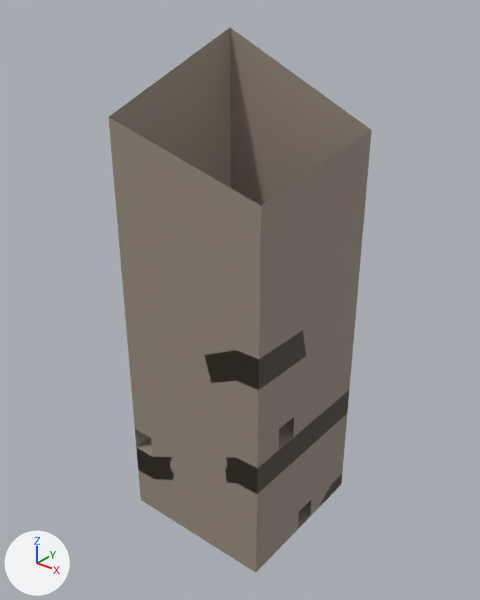
The Blender file DungeonGame/res/level/level1/pillar_foundation/pillar_foundation.blend as it was, and as the next commit left it.
One viewpoint serves both versions: a 50 mm camera at (54.9, -66.7, 64.9) aimed at (9.7, -10.2, 29.9). The lights are fixed; the arrows at lower left show +X, +Y and +Z.

Objects in the first picture: 'Room', 'Stairs'.
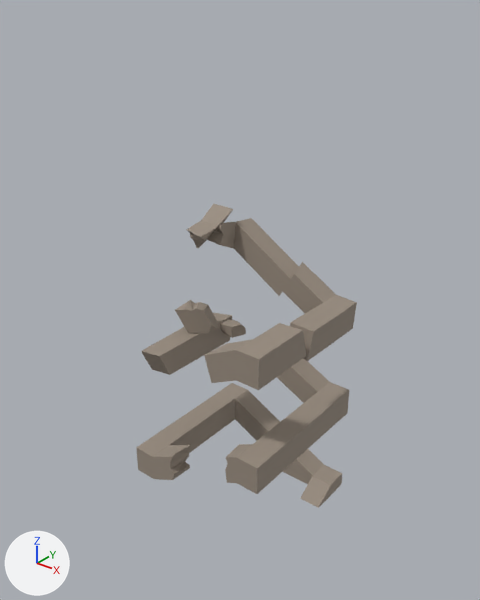
What changed in the scene script:
```text
Change ob_room:
    add ob_room.hide_set(True)
```

What differs and where, as boxes (x1, y1, x2, y2) in the pictures (480 x 600 px):
'Room', hidden: before (109, 28, 372, 572)
'Stairs', unchanged, uncovered by the edit: before (136, 330, 349, 507); after (136, 204, 357, 508)
